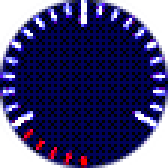
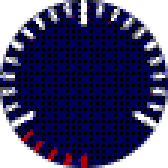
The second w=168, h=168 image is a revision of the first. Changes to its layers:
painted on "Original" over [left=0, top=0, right=168, bottom=168]
painted on "Layer" over [left=21, top=138, right=27, bottom=141]
